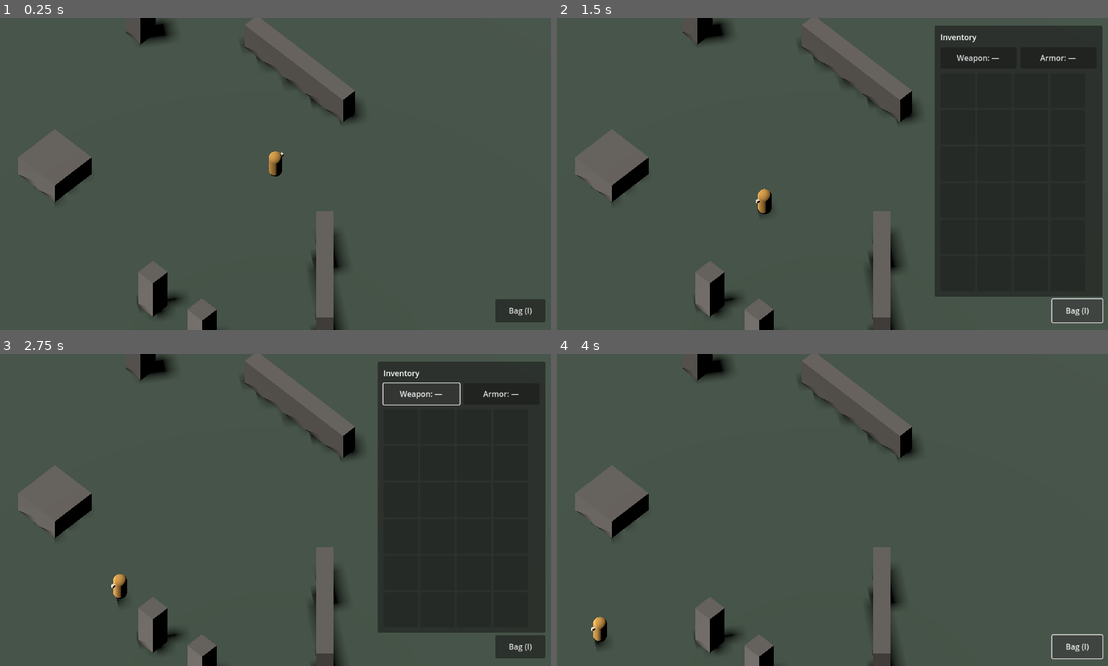
Above: before the commit, frames 1-4 (two rows, left to right).
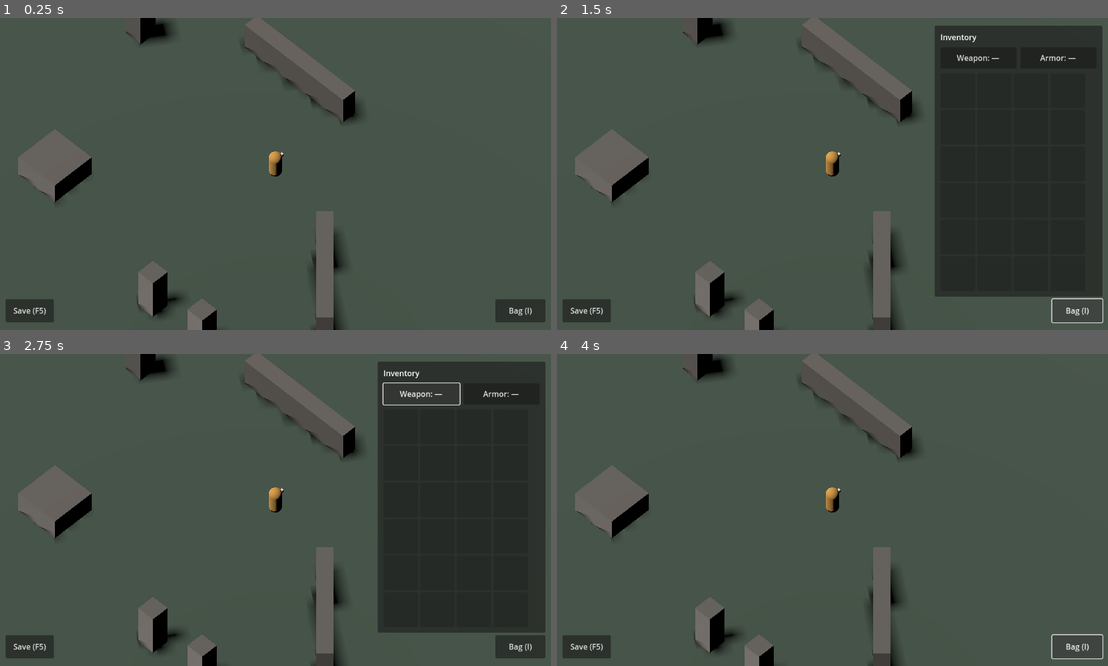
Above: after the commit, the same moments.

Repository: alaborderie/arpg
Game: Godot game, scene res://scenes/main/main.tscn
Same seed, same stepped clock (60 frames per second), same inputs: the game is played once before the commit and once after it.
Inputs (mouse positions are in pixels of both pictures, inside the frame that each line leads up to):
- Up to frame 1 (0.25 s): no input
- Up to frame 2 (1.5 s): click (584, 311) at 0.5 s, where only the run after the commit has a clickable "Save (F5)"; click "Bag (I)" at 1.25 s
- Up to frame 3 (2.75 s): click "Weapon: —" at 2 s
- Up to frame 4 (4 s): click "Armor: —" at 2.75 s; click "Bag (I)" at 3.5 s

The runs differ from the first frame. In frame 1, 0.6% of the frame differs, in the area x 1-10%, y 90-98%; in frame 2, 1.0%; in frame 3, 1.0%, in the area x 1-52%, y 42-98%; in frame 4, 0.9%.

Commit message:
feat(game): wire save/load into main.gd and player.gd (M4)
main.gd is the composition root for persistence, same as it already is
for the scene's RNG streams (ADR 0004/0011): it builds the save envelope
via SaveData.build() and writes it via SaveStore, and at boot loads +
migrates an existing save (only when rng_seed == 0, so a pinned seed —
tests, and later a "new game" flow — always wins over a stray save).

Player.load_state() restores health/position/inventory/equipment from a
migrated envelope in one call and recomposes stats immediately.

UX: a new save_game input action (F5) and an always-visible "Save (F5)"
button (SaveUI CanvasLayer in main.tscn) both trigger a save — the same
one-action/two-input-paths idiom toggle_inventory already established.

Co-Authored-By: Claude Fable 5 <noreply@anthropic.com>

Diff:
--- a/game/project.godot
+++ b/game/project.godot
@@ -36,6 +36,11 @@
 "events": [Object(InputEventKey,"resource_local_to_scene":false,"resource_name":"","device":-1,"window_id":0,"alt_press …(190 unchanged characters)…
 ]
 }
+save_game={
+"deadzone": 0.5,
+"events": [Object(InputEventKey,"resource_local_to_scene":false,"resource_name":"","device":-1,"window_id":0,"alt_pressed":false,"shift_pressed":false,"ctrl_pressed":false,"meta_pressed":false,"pressed":false,"keycode":0,"physical_keycode":4194336,"key_label":0,"unicode":0,"location":0,"echo":false,"script":null)
+]
+}
 
 [input_devices]
 
--- a/game/scenes/main/main.gd
+++ b/game/scenes/main/main.gd
@@ -44,9 +44,11 @@
 	Vector3(14.0, 0.0, 16.0),
 ]
 
-## Master seed for the scene's RNG streams. 0 (the default) means "randomize";
-## integration tests (and, later, M4 saves / replays) set a fixed value before the
-## scene enters the tree to make a whole run reproducible.
+## Master seed for the scene's RNG streams. 0 (the default) means "randomize, or
+## load the existing save if one is on disk" (see _ready); integration tests set
+## a fixed value before the scene enters the tree to make a whole run
+## reproducible and, in doing so, opt out of the load-at-boot check — a test that
+## wants a specific seed should never have a stray save silently override it.
 @export var rng_seed: int = 0
 
 ## One combat RNG stream and one calculator for the whole scene (ADR 0004): every
@@ -60,6 +62,12 @@
 var _loot_roller: LootRoller
 var _pending_click: Vector2 = Vector2.ZERO
 var _has_pending_click: bool = false
+## The seed this run's two RNG streams derive from; kept around so _save_game can
+## write it back out (M4).
+var _master_seed: int = 0
+## Minimal progress marker (M4): monsters killed this run. Not per-monster state —
+## a reload respawns the scene's usual monsters fresh; see docs/0012.
+var _monsters_killed: int = 0
 
 @onready var _player: Player = $Player
 @onready var _camera_rig: CameraRig = $CameraRig
@@ -67,13 +75,25 @@
 @onready var _monsters: Node3D = $Monsters
 @onready var _drops: Node3D = $Drops
 @onready var _inventory_panel: InventoryPanel = $InventoryPanel
+@onready var _save_button: Button = $SaveUI/SaveButton
 
 
 func _ready() -> void:
 	_orient_sun()
-	var master_seed: int = rng_seed if rng_seed != 0 else randi()
-	_rng = RngService.new(master_seed)
-	_loot_rng = RngService.new(master_seed + 1)
+	# rng_seed == 0 is both "randomize" (no save) and "not pinned by a test" — an
+	# explicit non-zero seed always wins over a save on disk (see the export doc).
+	var loaded: Dictionary = {}
+	if rng_seed == 0 and SaveStore.has_save():
+		loaded = SaveStore.load()
+	if not loaded.is_empty():
+		_master_seed = int(loaded.get("master_seed", 0))
+	else:
+		_master_seed = rng_seed if rng_seed != 0 else randi()
+	_rng = RngService.new(_master_seed)
+	_loot_rng = RngService.new(_master_seed + 1)
+	if not loaded.is_empty():
+		_rng.set_state(int(loaded.get("combat_rng_state", _rng.get_state())))
+		_loot_rng.set_state(int(loaded.get("loot_rng_state", _loot_rng.get_state())))
 	_calculator = DamageCalculator.new(_rng)
 	_loot_roller = LootRoller.new(
 		BalanceData.load_loot_tables(), BalanceData.load_items(), _loot_rng
@@ -81,12 +101,19 @@
 	_player.setup_combat(_calculator)
 	_inventory_panel.setup(_player)
 	_spawn_monsters()
+	if not loaded.is_empty():
+		_player.load_state(loaded)
+		var progress: Dictionary = loaded.get("progress", {})
+		_monsters_killed = int(progress.get("monsters_killed", 0))
+	_save_button.pressed.connect(_save_game)
 
 
 func _unhandled_input(event: InputEvent) -> void:
 	if event.is_action_pressed("move_to") and event is InputEventMouseButton:
 		_pending_click = (event as InputEventMouseButton).position
 		_has_pending_click = true
+	elif event.is_action_pressed("save_game"):
+		_save_game()
 
 
 func _physics_process(_delta: float) -> void:
@@ -147,6 +174,7 @@
 ## Rolls the dead monster's loot table and drops the result where it fell. The
 ## corpse is still valid during the `died` emission (freed right after).
 func _on_monster_died(monster: Monster) -> void:
+	_monsters_killed += 1
 	var item: Dictionary = _loot_roller.roll_drop(monster.monster_id())
 	if item.is_empty():
 		return
@@ -156,6 +184,25 @@
 	drop.setup(item)
 
 
+## Serializes the run's full state and writes it via [SaveStore] (M4). Bound to
+## both the `save_game` action (F5) and an on-screen button — the same
+## "one action, two input paths" idiom toggle_inventory already uses for touch
+## and desktop. See docs/0012 for the save-format and UX decisions.
+func _save_game() -> void:
+	var envelope: Dictionary = SaveData.build(
+		_master_seed,
+		_rng.get_state(),
+		_loot_rng.get_state(),
+		_player.current_health(),
+		_player.global_position,
+		_player.inventory().bag(),
+		_player.inventory().equipped_by_slot(),
+		_monsters_killed,
+		int(Time.get_unix_time_from_system())
+	)
+	SaveStore.save(envelope)
+
+
 ## Angles the key light so the flat-shaded geometry reads with clear light/shade.
 func _orient_sun() -> void:
 	_sun.rotation_degrees = Vector3(-55.0, -35.0, 0.0)
--- a/game/scenes/main/main.tscn
+++ b/game/scenes/main/main.tscn
@@ -24,3 +24,16 @@
 shadow_enabled = true
 
 [node name="InventoryPanel" parent="." instance=ExtResource("5_inventory_panel")]
+
+[node name="SaveUI" type="CanvasLayer" parent="."]
+
+[node name="SaveButton" type="Button" parent="SaveUI"]
+anchors_preset = 2
+anchor_top = 1.0
+anchor_bottom = 1.0
+offset_left = 16.0
+offset_top = -64.0
+offset_right = 116.0
+offset_bottom = -16.0
+grow_vertical = 0
+text = "Save (F5)"
--- a/game/scenes/player/player.gd
+++ b/game/scenes/player/player.gd
@@ -2,7 +2,9 @@
 extends CharacterBody3D
 ## The player character: navigation-driven movement, plus M2 combat — an ordered
 ## melee attack against one [Monster], own health, and death — and M3 loot: an
-## ordered pickup of one [GroundDrop], the [Inventory], and equipment.
+## ordered pickup of one [GroundDrop], the [Inventory], and equipment. M4 adds
+## [method load_state]: main.gd calls it once at boot when a save was found, to
+## restore health/position/inventory in one shot (see [SaveData], docs/0012).
 ##
 ## Equipment data flow (M3): the player keeps the raw `player.json` object as
 ## `_base_config` and recomposes `_config` through [PlayerStats] + [ItemStats]
@@ -143,6 +145,21 @@
 	return _inventory
 
 
+## Restores health, position, bag and equipped items from a migrated save
+## envelope (M4 — see [SaveData] for the shape). Called by main once combat is
+## wired up; stats are recomposed at the end so restored gear is reflected
+## immediately, and a restored death (health <= 0) re-applies the death state.
+func load_state(save: Dictionary) -> void:
+	var player_data: Dictionary = save.get("player", {})
+	_health.current = clampi(int(player_data.get("health", _health.max_health)), 0, _health.max_health)
+	global_position = SaveData.position_from_player(save)
+	_inventory.load_state(SaveData.bag_from_player(save), SaveData.equipped_from_player(save))
+	_recompose_stats()
+	inventory_changed.emit()
+	if _health.is_dead():
+		_die()
+
+
 ## Equips the bag item at [param index] and recomposes stats. UI entry point.
 func equip_bag_index(index: int) -> void:
 	if _inventory.equip_bag_index(index):
